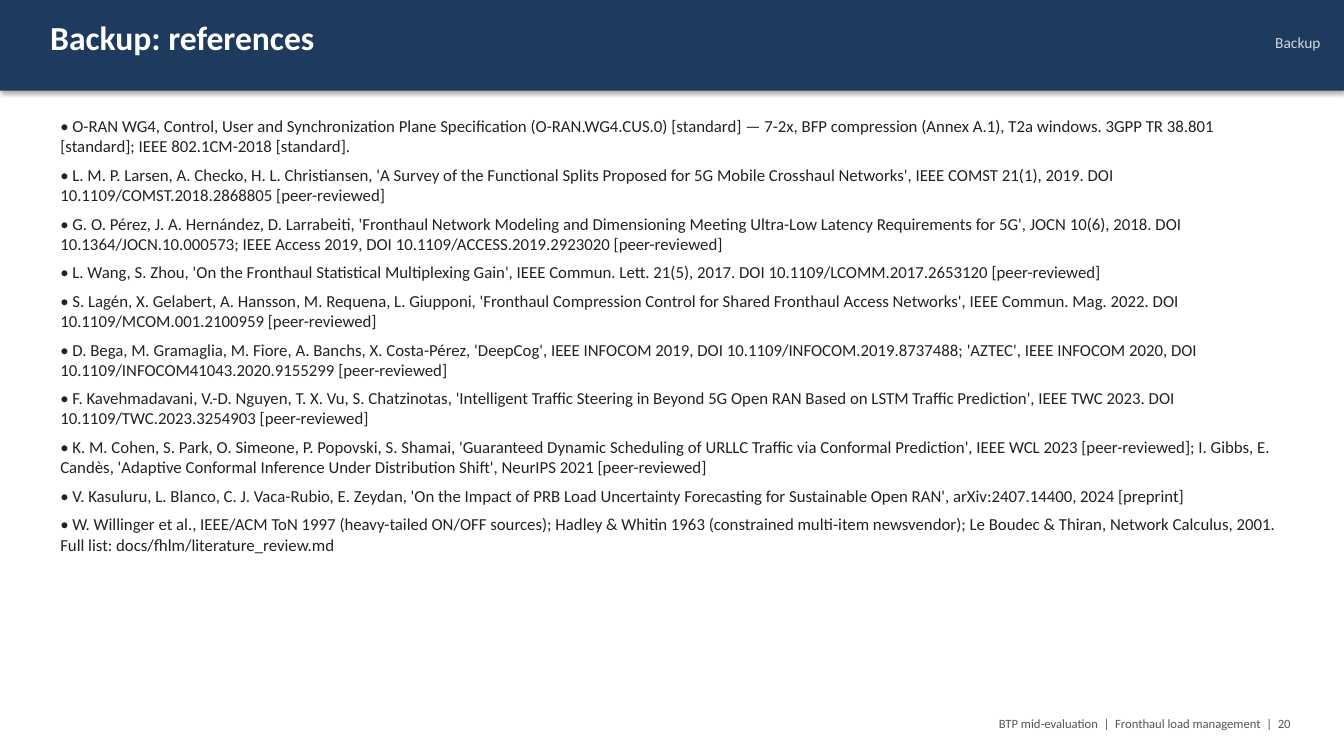
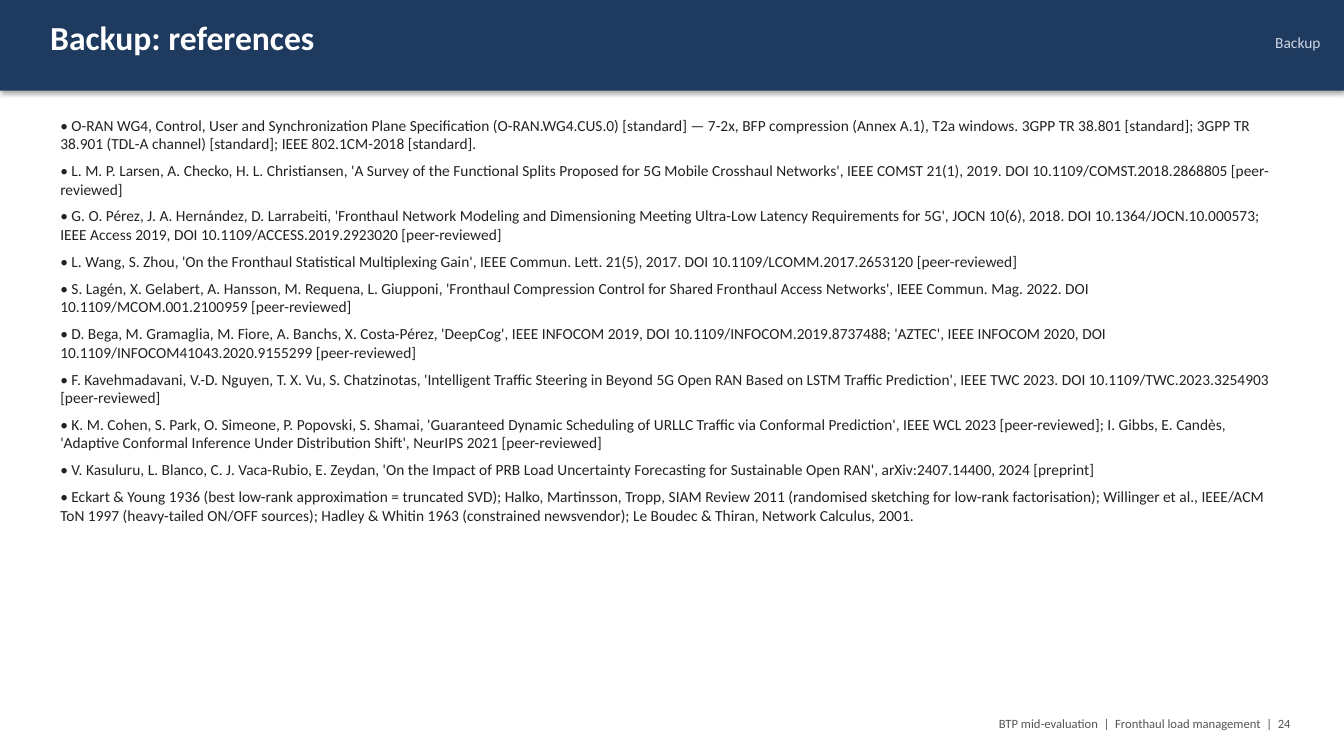
Before and after one commit to Harshvardhan-To1/BTP, a slide deck: slide 24 of docs/fhlm/BTP_midterm_fronthaul_load_management.pptx (slide 20 before the commit). Drawn at 1344x756 pixels with LibreOffice and Linux fonts; fonts in the diff are those of the drawing. Boxes give left, top, right and bottom in pixels: in the first picture for what was removed or moved away, otherwise in the second. Text is boxed around its words. In the diff, an @@ line names an element or a change of style, - is before the commit and + after.

```diff
--- a/docs/fhlm/BTP_midterm_fronthaul_load_management.pptx
+++ b/docs/fhlm/BTP_midterm_fronthaul_load_management.pptx
@@ text at (x1=60, y1=120, x2=1250, y2=151): text changed; size 12 to 11 pt @@
-• O-RAN WG4, Control, User and Synchronization Plane Specification (O-RAN.WG4.CUS.0) [standard] — 7-2x, BFP compression (Annex A.1), T2a windows. 3GPP TR 38.801 [standard]; IEEE 802.1CM-2018 [standard].
+• O-RAN WG4, Control, User and Synchronization Plane Specification (O-RAN.WG4.CUS.0) [standard] — 7-2x, BFP compression (Annex A.1), T2a windows. 3GPP TR 38.801 [standard]; 3GPP TR 38.901 (TDL-A channel) [standard]; IEEE 802.1CM-2018 [standard].
@@ text at (x1=60, y1=165, x2=1269, y2=478): size 12 to 11 pt in "• L. M. P. Larsen, A. Checko, ...", "• G. O. Pérez, J. A. Hernández, ...", "• L. Wang, S. Zhou, 'On the ...", "• S. Lagén, X. Gelabert, A. Hansson, ..." and 4 more places @@
@@ text at (x1=60, y1=491, x2=1264, y2=524): text changed; size 12 to 11 pt @@
-• W. Willinger et al., IEEE/ACM ToN 1997 (heavy-tailed ON/OFF sources); Hadley & Whitin 1963 (constrained multi-item newsvendor); Le Boudec & Thiran, Network Calculus, 2001. Full list: docs/fhlm/literature_review.md
+• Eckart & Young 1936 (best low-rank approximation = truncated SVD); Halko, Martinsson, Tropp, SIAM Review 2011 (randomised sketching for low-rank factorisation); Willinger et al., IEEE/ACM ToN 1997 (heavy-tailed ON/OFF sources); Hadley & Whitin 1963 (constrained newsvendor); Le Boudec & Thiran, Network Calculus, 2001.
@@ text at (x1=999, y1=719, x2=1291, y2=730): text changed @@
-BTP mid-evaluation | Fronthaul load management | 20
+BTP mid-evaluation | Fronthaul load management | 24
```
Also in this commit, not shown: 19 other slides changed, 4 slides added, 7 other files.
